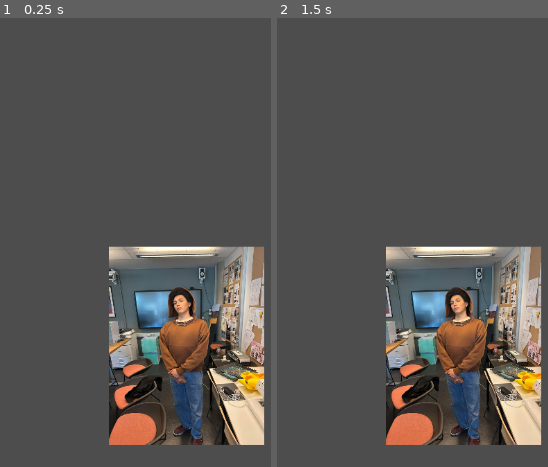
Above: before the commit, frames 1-2 (left to right).
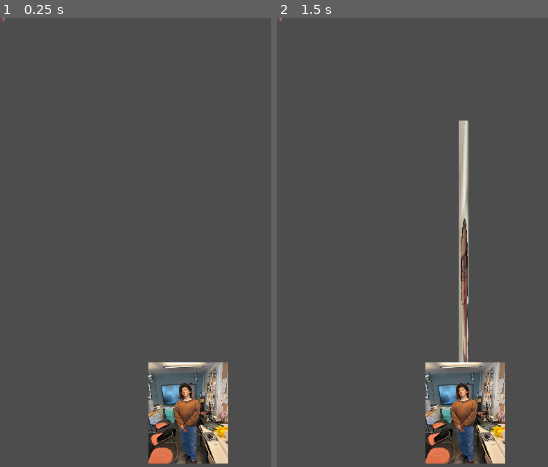
Above: after the commit, the same moments.

Repository: Alfreditann/Rays
Game: Godot game, scene res://level_1.tscn
The game is run twice, just before and just after one commit, with the same random seed, the same clock (stepped at 60 frames per second) and the same inputs.
Inputs:
- Up to frame 1 (0.25 s): no input
- Up to frame 2 (1.5 s): tap Enter (ui_accept) at 0.5, 0.6, 0.77, 1.07, 1.35 s

The runs differ from the first frame. In frame 1, 23% of the frame differs, in the area x 0-98%, y 0-100%; in frame 2, 24%.
Error before the commit: Cannot call method 'is_inside_tree' on a null value. (res://ligth_generator.gd:12)
Error after the commit: Invalid access to property or key 'rotation' on a base object of type 'null instance'. (res://ray_cast_2d.gd:9)

Commit message:
still ligthray

Diff:
--- a/rays/level_1.tscn
+++ b/rays/level_1.tscn
@@ -6,6 +6,6 @@
 [node name="Level1" type="Node2D"]
 
 [node name="StaticBody2D" parent="." instance=ExtResource("1_3hls8")]
-position = Vector2(269, 330)
+position = Vector2(269, 497)
 
 [node name="LigthRay" parent="." instance=ExtResource("2_hbghi")]
--- a/rays/ligth_generator.gd
+++ b/rays/ligth_generator.gd
@@ -1,18 +1,23 @@
 extends StaticBody2D
+@onready  var ray := $RayCast2D
+var beam_enabled :=false
+var max_distance := 500
+var ray_scene = preload("res://ligth_ray.tscn")
+var ray_instance: Node2D = null
 
-var ray = preload("res://ligth_ray.tscn")
-
-# Called when the node enters the scene tree for the first time.
 func _ready() -> void:
-	pass # Replace with function body.
+	ray.enabled = false
 
 
-# Called every frame. 'delta' is the elapsed time since the previous frame.
 func _process(delta: float) -> void:
-	if$"../LigthRay".is_inside_tree():
-		$"../LigthRay".queue_free()
-	else:
-		if Input.is_action_just_pressed("ui_accept"):
-			var instance = ray.instantiate()
-			instance.global_position = Vector2(global_position)
-			get_tree().current_scene.add_child(instance)
+
+	# Spawn ray when pressing the action
+	if Input.is_action_just_pressed("ui_accept") and ray_instance == null:
+		ray_instance = ray_scene.instantiate()
+		ray_instance.global_position = global_position
+		get_tree().current_scene.add_child(ray_instance)
+
+	# Remove it if already spawned and the key is pressed again
+	elif Input.is_action_just_pressed("ui_accept") and ray_instance != null:
+		ray_instance.queue_free()
+		ray_instance = null
--- a/rays/ligth_generator.tscn
+++ b/rays/ligth_generator.tscn
@@ -1,7 +1,8 @@
-[gd_scene load_steps=4 format=3 uid="uid://ok8owyqfy5qi"]
+[gd_scene load_steps=5 format=3 uid="uid://ok8owyqfy5qi"]
 
 [ext_resource type="Texture2D" uid="uid://s4gjmeqahug8" path="res://Sprites/Firefox_wallpaper.png" id="1_j3i5w"]
 [ext_resource type="Script" uid="uid://bvstupgk6s0ue" path="res://ligth_generator.gd" id="1_t04fq"]
+[ext_resource type="Script" uid="uid://d1v84qis3cv88" path="res://ray_cast_2d.gd" id="3_q2p8o"]
 
 [sub_resource type="RectangleShape2D" id="RectangleShape2D_t04fq"]
 size = Vector2(771.4286, 1024)
@@ -10,11 +11,14 @@
 script = ExtResource("1_t04fq")
 
 [node name="Sprite2D" type="Sprite2D" parent="."]
-position = Vector2(0, 143)
-scale = Vector2(0.29166666, 0.27929688)
+position = Vector2(2.6000023, 73.215996)
+scale = Vector2(0.15, 0.143)
 texture = ExtResource("1_j3i5w")
 
 [node name="CollisionShape2D" type="CollisionShape2D" parent="."]
-position = Vector2(0, 143)
-scale = Vector2(0.29166666, 0.27929688)
+position = Vector2(2.6000023, 73.215996)
+scale = Vector2(0.15, 0.143)
 shape = SubResource("RectangleShape2D_t04fq")
+
+[node name="RayCast2D" type="RayCast2D" parent="."]
+script = ExtResource("3_q2p8o")
--- /dev/null
+++ b/rays/ray_cast_2d.gd
@@ -0,0 +1,19 @@
+extends RayCast2D
+
+@onready var ray := $RayCast2D
+var light_enabled := false
+var max_distance := 500
+
+func _process(delta):
+	# Update ray direction/length
+	ray.target_position = Vector2(max_distance, 0).rotated(ray.rotation)
+
+	if Input.is_action_just_pressed("toggle_light"):
+		light_enabled = !light_enabled
+		ray.enabled = light_enabled
+
+	if ray.enabled:
+		ray.force_raycast_update()
+
+		if ray.is_colliding():
+			print("Hit:", ray.get_collider())
Not shown, added: rays/ray_cast_2d.gd.uid
